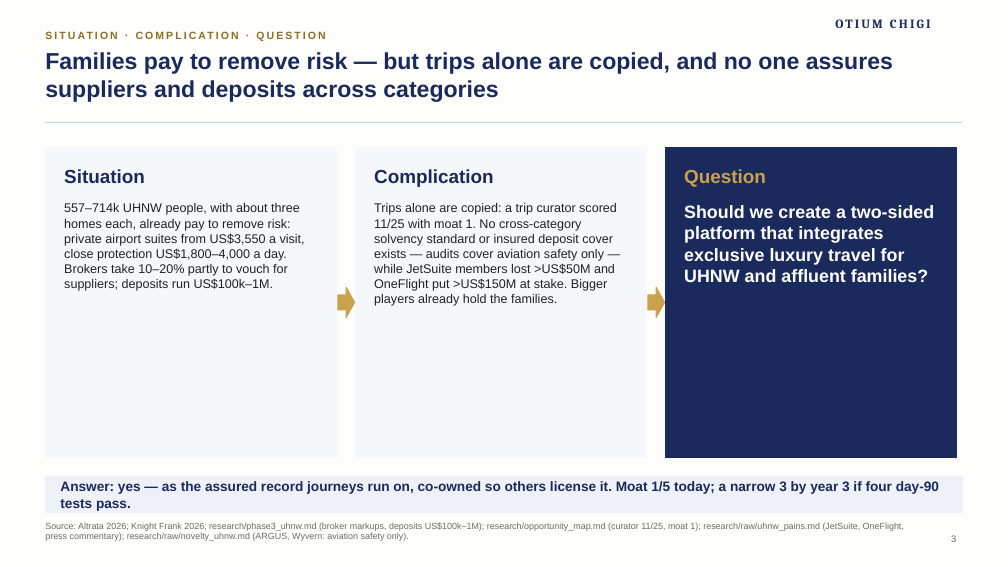
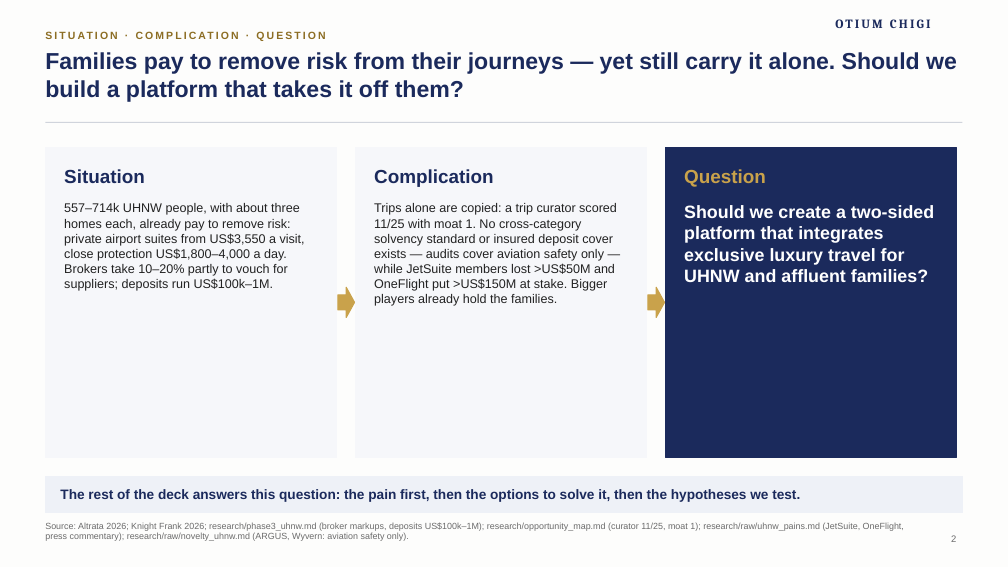
Before and after one commit to algarcalebe-web/legendary-bassoon, a slide deck: slide 2 of deck/Otium_Chigi_Journeys_Strategy_Deck.pptx (slide 3 before the commit). Drawn at 1008x567 pixels with LibreOffice and Linux fonts; fonts in the diff are those of the drawing; background and template pictures are left out. Boxes give left, top, right and bottom in pixels: in the first picture for what was removed or moved away, otherwise in the second. Text is boxed around its words. In the diff, an @@ line names an element or a change of style, - is before the commit and + after.

```diff
--- a/deck/Otium_Chigi_Journeys_Strategy_Deck.pptx
+++ b/deck/Otium_Chigi_Journeys_Strategy_Deck.pptx
@@ title at <box>45,52,957,102</box>: text changed @@
-Families pay to remove risk — but trips alone are copied, and no one assures suppliers and deposits across categories
+Families pay to remove risk from their journeys — yet still carry it alone. Should we build a platform that takes it off them?
@@ text at <box>60,489,800,502</box>: text changed @@
-Answer: yes — as the assured record journeys run on, co-owned so others license it. Moat 1/5 today; a narrow 3 by year 3 if four day-90 tests pass.
+The rest of the deck answers this question: the pain first, then the options to solve it, then the hypotheses we test.
```
Also in this commit, not shown: 5 other slides changed, 3 slides added, 3 other files.
